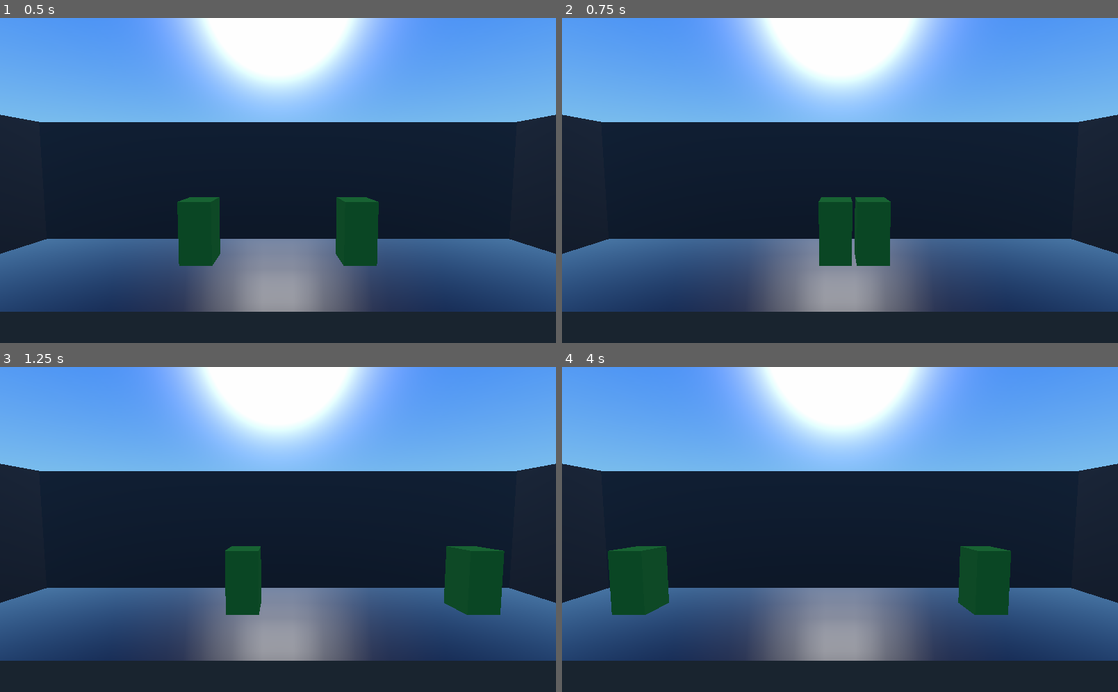
Above: before the commit, frames 1-4 (two rows, left to right).
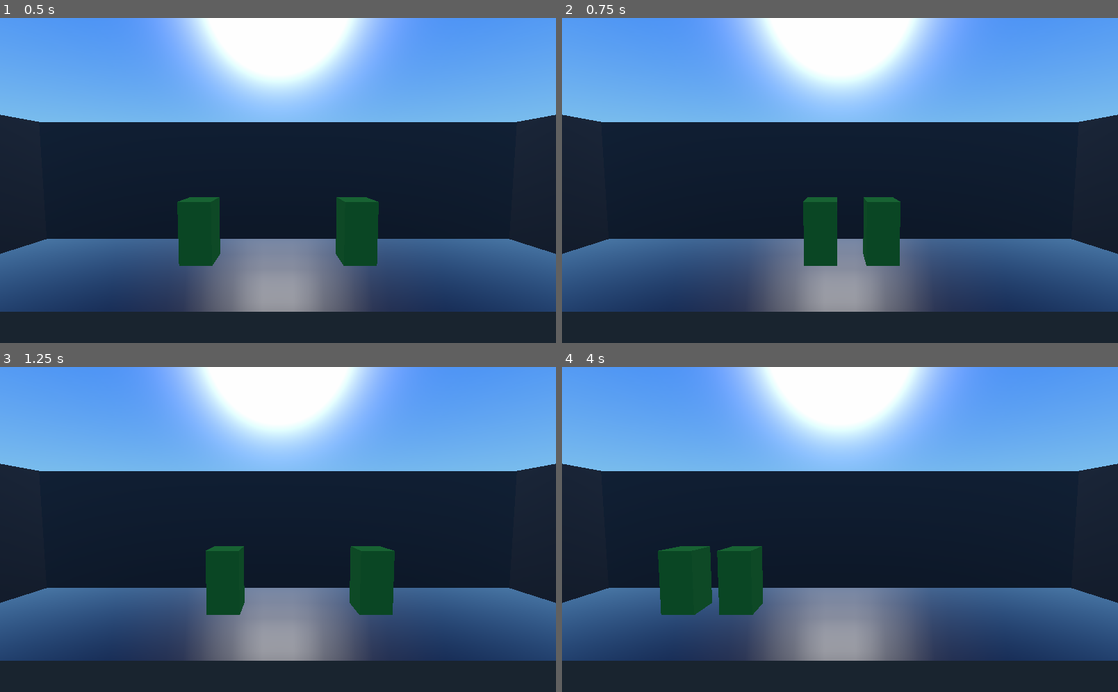
Above: after the commit, the same moments.

Repository: PARGroup/Movement-Test
Game: Godot game, scene res://scenes/Fight.tscn
Same seed, same stepped clock (60 frames per second), same inputs: the game is played once before the commit and once after it.
Inputs:
- Up to frame 1 (0.5 s): no input
- Up to frame 2 (0.75 s): tap Enter at 0.5 s; hold D (player1_move_right) from 0.53 s (still down); tap Left (player2_move_left) at 0.6 s
- Up to frame 3 (1.25 s): keep holding D (player1_move_right); tap Right (player2_move_right) at 0.8 s
- Up to frame 4 (4 s): release D (player1_move_right) at 1.28 s; hold A (player1_move_left) 1.28-2.03 s; tap Right (player2_move_right) at 1.35, 2.3, 2.85, 3.8 s; tap Left (player2_move_left) at 1.55, 2.1, 3.05, 3.6 s; hold D (player1_move_right) 2.03-3.53 s; hold A (player1_move_left) from 3.53 s (still down)

Frame 1 is identical in both runs. In frame 2, 1.9% of the frame differs, in the area x 43-61%, y 55-77%; in frame 3, 5.1%; in frame 4, 6.9%, in the area x 8-81%, y 55-77%.

Commit message:
Made input more complex.
- Tried to make input feel more responsive by retaining the most recent
input requested, which will be retained for only a certain amount of
time so that it does not feel weird.
- Changed overall speed to be a bit less extreme (maybe better this
way).
- Made dashing back slightly slower.

Diff:
--- a/scenes/Fight.tscn
+++ b/scenes/Fight.tscn
@@ -138,7 +138,7 @@
 [node name="RightWall" type="MeshInstance" parent="." index="2"]
 
 editor/display_folded = true
-transform = Transform( -8.14603e-007, -1, 0, 5, -1.62921e-007, 0, 0, 0, 5, 20, 5, 0 )
+transform = Transform( -8.14603e-07, -1, 0, 5, -1.62921e-07, 0, 0, 0, 5, 20, 5, 0 )
 layers = 1
 material_override = null
 cast_shadow = 1
@@ -172,7 +172,7 @@
 [node name="LeftWall" type="MeshInstance" parent="." index="3"]
 
 editor/display_folded = true
-transform = Transform( -1.41065e-006, 1, 0, -5, -2.8213e-007, 0, 0, 0, 5, -20, 5, 0 )
+transform = Transform( -1.41065e-06, 1, 0, -5, -2.8213e-07, 0, 0, 0, 5, -20, 5, 0 )
 layers = 1
 material_override = null
 cast_shadow = 1
@@ -205,7 +205,7 @@
 
 [node name="BackWall" type="MeshInstance" parent="." index="4"]
 
-transform = Transform( 3.97987e-013, 2.8213e-007, 20, 5, -2.8213e-007, 8.85426e-020, 1.41065e-006, 1, -5.6426e-006, 0, 5, -5 )
+transform = Transform( 3.97987e-13, 2.8213e-07, 20, 5, -2.8213e-07, 8.85426e-20, 1.41065e-06, 1, -5.6426e-06, 0, 5, -5 )
 layers = 1
 material_override = null
 cast_shadow = 1
--- a/scenes/Player.gd
+++ b/scenes/Player.gd
@@ -9,17 +9,19 @@
 export var player1 = false
 
 onready var particles = $Particles
-const DASH_VEL = 25;
+
+const DASH_VEL = 20;
 const DASH_SPD = 0.4;
 const DASH_ACL = 8;
 const KNOCKBACK_VEL = 10;
-const KNOCKBACK_SPD = 0.2;
+const KNOCKBACK_SPD = 0.3;
 const KNOCKBACK_ACL = 5
+
+const LEAP_BACK_SCALE = 0.5
 
 var IDLING = State.new(Vector3(0, 0, 0), 0, Vector3(0, 0, 0), StateType.IDLING)
 var DASHING = State.new(Vector3(DASH_VEL, 0, 0), DASH_SPD, Vector3(DASH_ACL, 0, 0), StateType.DASHING)
 var KNOCKBACK = State.new(Vector3(KNOCKBACK_VEL, 0, 0), KNOCKBACK_SPD, Vector3(KNOCKBACK_ACL, 0, 0), StateType.KNOCKED_BACK)
-
 
 var acceleration = Vector3()
 var velocity = Vector3()
@@ -31,25 +33,54 @@
 
 var health = 100
 
+const INPUT_RETENTION_TIME = 0.5
+
+var inputCountdown = 0
+
+var player1MoveRight = false
+var player1MoveLeft = false
+
+var player2MoveLeft = false
+var player2MoveRight = false
+
 func _ready():
 	particles.set_emitting(false)
 	particles.set_one_shot(true)
 
 func _physics_process(delta):
 
+	if player1:
+		if Input.is_action_just_pressed("player1_move_right"):
+			player1MoveRight = true
+			inputCountdown = INPUT_RETENTION_TIME
+		elif Input.is_action_just_pressed("player1_move_left"):
+			player1MoveLeft = true
+			inputCountdown = INPUT_RETENTION_TIME
+	else:
+		if Input.is_action_just_pressed("player2_move_right"):
+			player2MoveRight = true
+			inputCountdown = INPUT_RETENTION_TIME
+		elif Input.is_action_just_pressed("player2_move_left"):
+			player2MoveLeft = true
+			inputCountdown = INPUT_RETENTION_TIME
+
 	match currentState.stateType:
 		StateType.IDLING:
 
 			if player1:
-				if Input.is_action_just_pressed("player1_move_right"):
+				if player1MoveRight:
 					set_movement_state(self.DASHING, 1)
-				elif Input.is_action_just_pressed("player1_move_left"):
+					player1MoveRight = false
+				elif player1MoveLeft:
+					set_movement_state(self.DASHING, -1 * LEAP_BACK_SCALE)
+					player1MoveLeft = false
+			else:
+				if player2MoveRight:
+					set_movement_state(self.DASHING, 1 * LEAP_BACK_SCALE)
+					player2MoveRight = false
+				elif player2MoveLeft:
 					set_movement_state(self.DASHING, -1)
-			else:
-				if Input.is_action_just_pressed("player2_move_right"):
-					set_movement_state(self.DASHING, 1)
-				elif Input.is_action_just_pressed("player2_move_left"):
-					set_movement_state(self.DASHING, -1)
+					player2MoveLeft = false
 
 		StateType.DASHING:
 
@@ -73,6 +104,19 @@
 			stateTime -= delta
 			move_and_slide(velocity, Vector3(0, 1, 0), 0.05, 2)
 
+
+	if inputCountdown > 0:
+
+		inputCountdown -= delta
+
+		if inputCountdown <= 0:
+			inputCountdown = 0
+
+			player1MoveRight = false
+			player1MoveLeft = false
+
+			player2MoveLeft = false
+			player2MoveRight = false
 
 	if stateTime <= 0:
 		stateTime = 0
--- /dev/null
+++ b/scenes/State.gd
@@ -0,0 +1,5 @@
+tool
+extends Node
+
+func _ready():
+	pass
